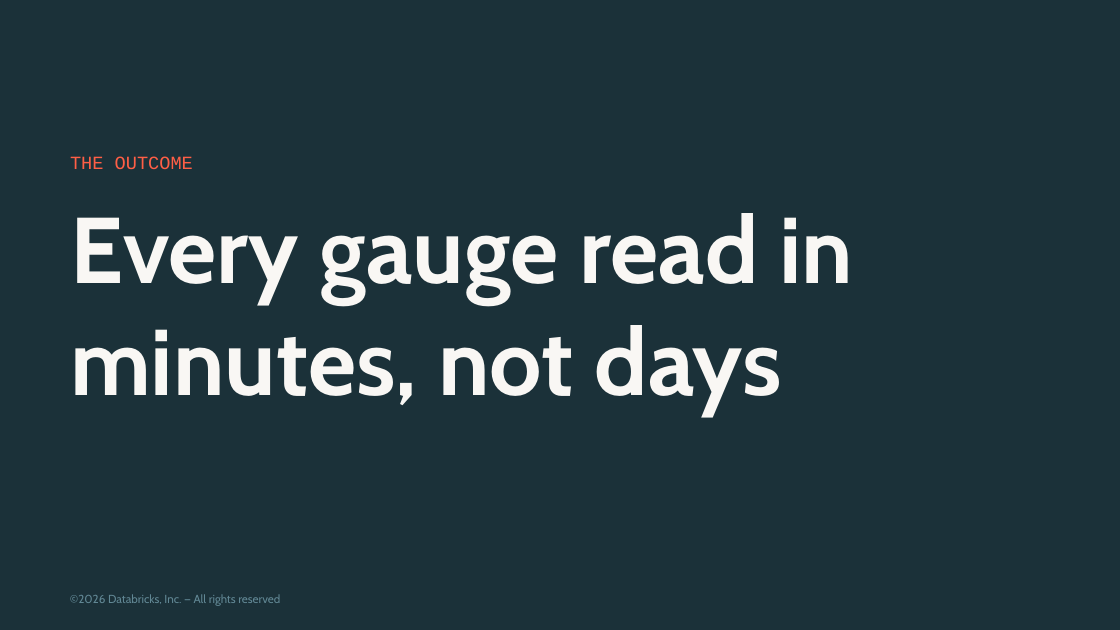
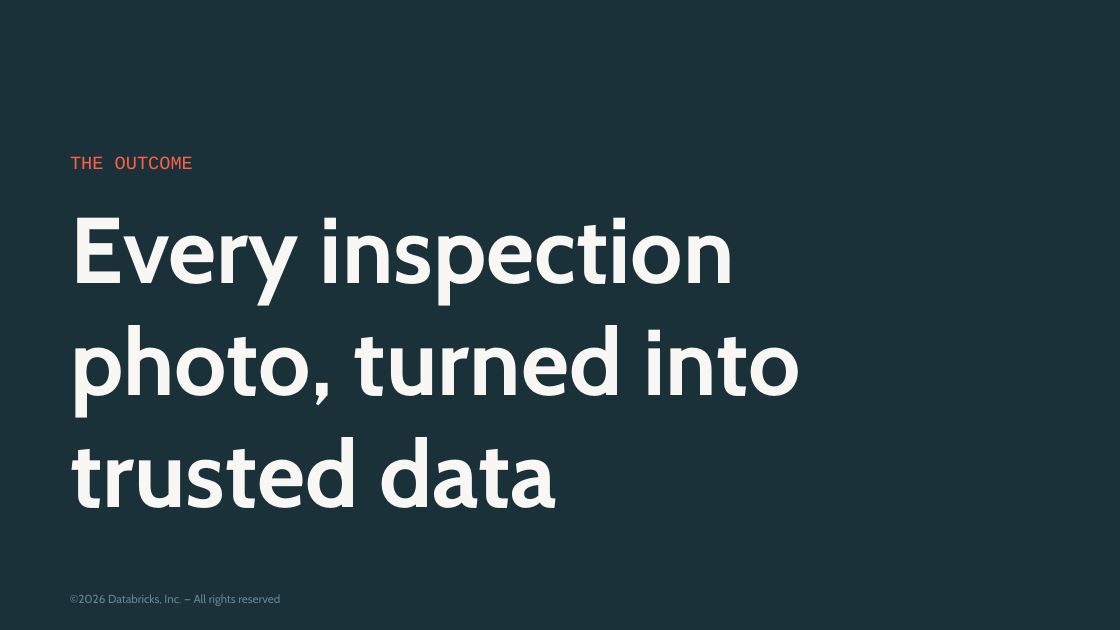
Before and after one commit to admitrewski/pressure-gauge-reader, a slide deck: slide 2 of deck/pressure-gauge-reader.pptx. Drawn at 1120x630 pixels with LibreOffice and Linux fonts; fonts in the diff are those of the drawing; background and template pictures are left out. Boxes give left, top, right and bottom in pixels: in the first picture for what was removed or moved away, otherwise in the second. Text is boxed around its words. In the diff, an @@ line names an element or a change of style, - is before the commit and + after.

Commit message:
Deck: broader value proposition — visual inspection, open models, any cloud
Adds 'One platform for visual inspection' (beyond gauges: leaks, rust,
breakages; open foundation models instead of hand-built computer vision or a
vendor; fine-tune specialist models from reviewer-labelled photos; AWS, Azure
and Google Cloud), a comparison with bespoke computer vision and third-party
vendors, and a three-phase roadmap. Title, outcome and close reframed with
gauges as the first use case.

```diff
--- a/deck/pressure-gauge-reader.pptx
+++ b/deck/pressure-gauge-reader.pptx
@@ title at (70, 217, 801, 508): text changed @@
-Every gauge read in minutes, not days
+Every inspection photo, turned into trusted data
```
Also in this commit, not shown: 4 other slides changed, 3 slides added, 2 other files.
